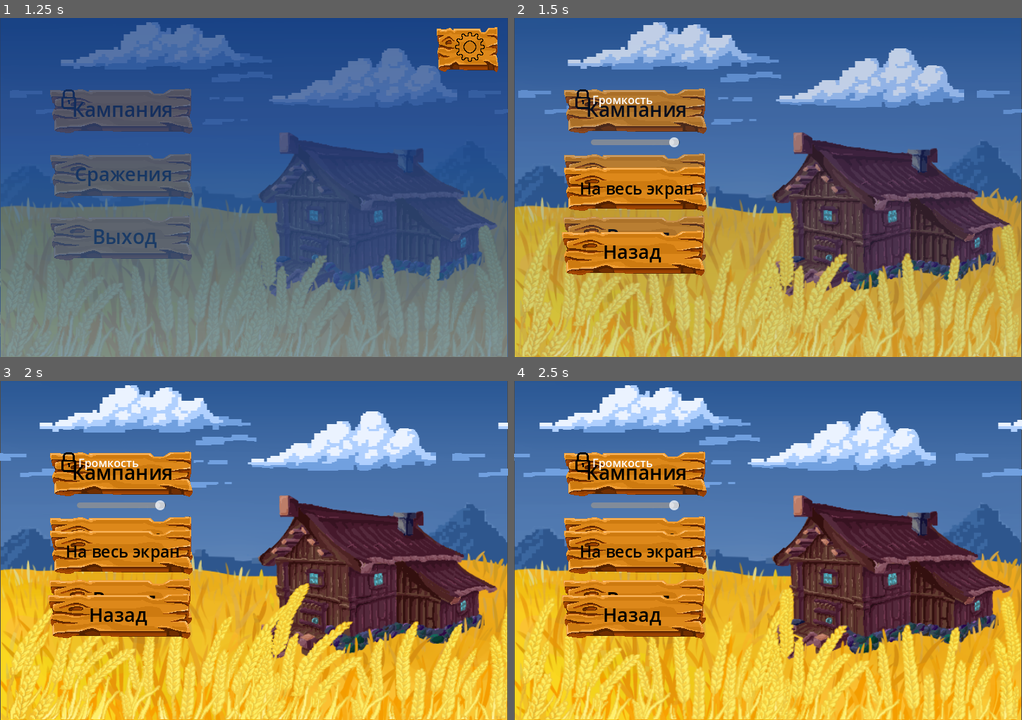
Above: before the commit, frames 1-4 (two rows, left to right).
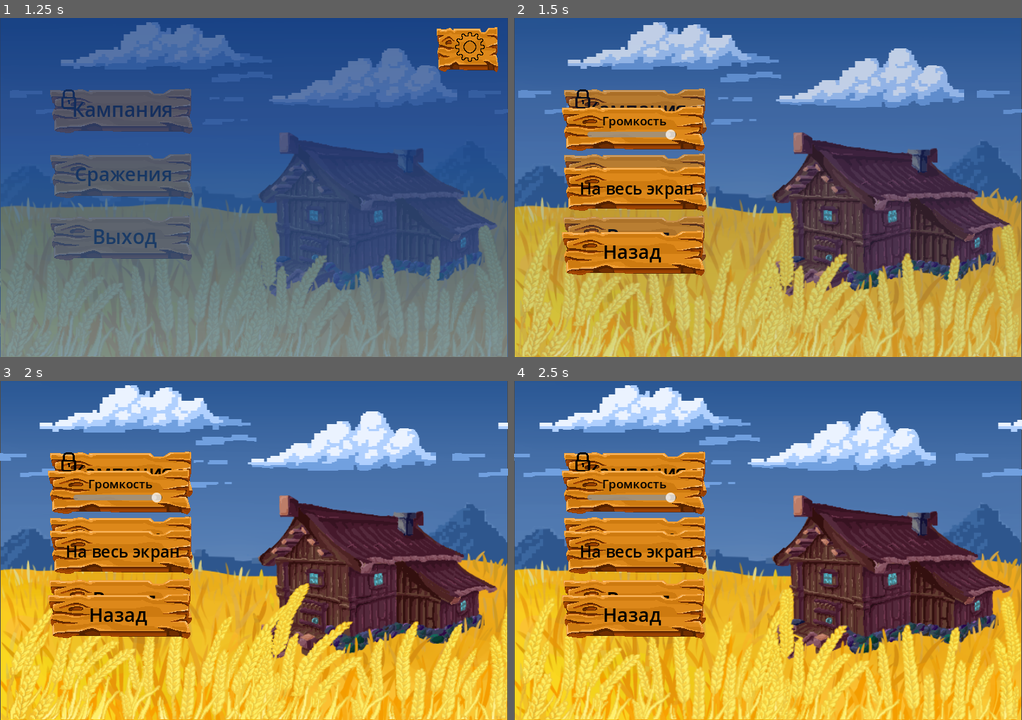
Above: after the commit, the same moments.

Repository: m-andreevskii/K-Cards
Game: Godot game, scene res://KCards/scenes/welcome_window.tscn
Two runs of this game, one before a commit and one after it. Both use one fixed random seed, a clock stepped at 60 frames per second and the inputs below.
Inputs (mouse positions are in pixels of both pictures, inside the frame that each line leads up to):
- Up to frame 1 (1.25 s): click "Play" at 0.5 s
- Up to frame 2 (1.5 s): click (981, 48) at 1.25 s
- Up to frame 3 (2 s): no input
- Up to frame 4 (2.5 s): click "На весь экран" at 2 s

Frame 1 is identical in both runs. In frame 2, 3.4% of the frame differs, in the area x 9-38%, y 22-40%; in frame 3, 2.8%; in frame 4, 2.8%.

Commit message:
Add volume slider background

Diff:
--- a/KCards/scenes/menu/settings_menu.tscn
+++ b/KCards/scenes/menu/settings_menu.tscn
@@ -8,22 +8,31 @@
 
 [node name="settings_menu" type="Node2D"]
 
-[node name="SoundScrollBar" type="HSlider" parent="."]
-offset_left = 109.0
-offset_top = 168.0
-offset_right = 235.0
-offset_bottom = 176.0
+[node name="TextureRect" type="TextureRect" parent="."]
+offset_left = 64.0
+offset_top = 122.0
+offset_right = 274.0
+offset_bottom = 192.0
+texture = ExtResource("1_8o7qf")
+
+[node name="SoundScrollBar" type="HSlider" parent="TextureRect"]
+offset_left = 40.0
+offset_top = 35.0
+offset_right = 166.0
+offset_bottom = 51.0
 max_value = 1.0
 step = 0.001
 script = ExtResource("1_4tlfu")
 bus_name = "Master"
 
-[node name="Label" type="Label" parent="SoundScrollBar"]
+[node name="Label" type="Label" parent="TextureRect/SoundScrollBar"]
 layout_mode = 0
-offset_left = 2.0
-offset_top = -64.0
-offset_right = 88.0
-offset_bottom = -38.0
+offset_left = 21.0
+offset_top = -24.0
+offset_right = 112.0
+offset_bottom = 3.0
+theme_override_colors/font_color = Color(0, 0, 0, 1)
+theme_override_font_sizes/font_size = 17
 text = "Громкость"
 
 [node name="Buttons" type="Node2D" parent="."]
@@ -69,6 +78,6 @@
 text = "Назад"
 horizontal_alignment = 1
 
-[connection signal="value_changed" from="SoundScrollBar" to="SoundScrollBar" method="_on_value_changed"]
+[connection signal="value_changed" from="TextureRect/SoundScrollBar" to="TextureRect/SoundScrollBar" method="_on_value_changed"]
 [connection signal="pressed" from="Buttons/FullScreenButton" to="Buttons" method="_on_fullscreen_button_pressed"]
 [connection signal="pressed" from="Buttons/BackButton" to="Buttons" method="_on_back_button_pressed"]
